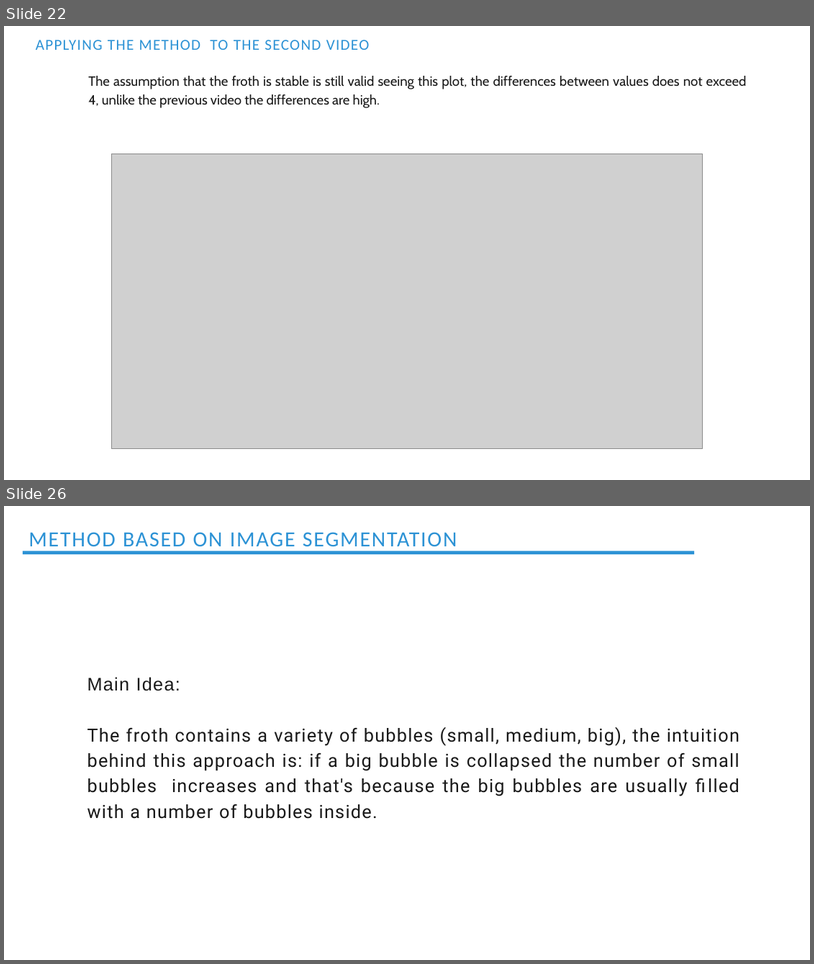
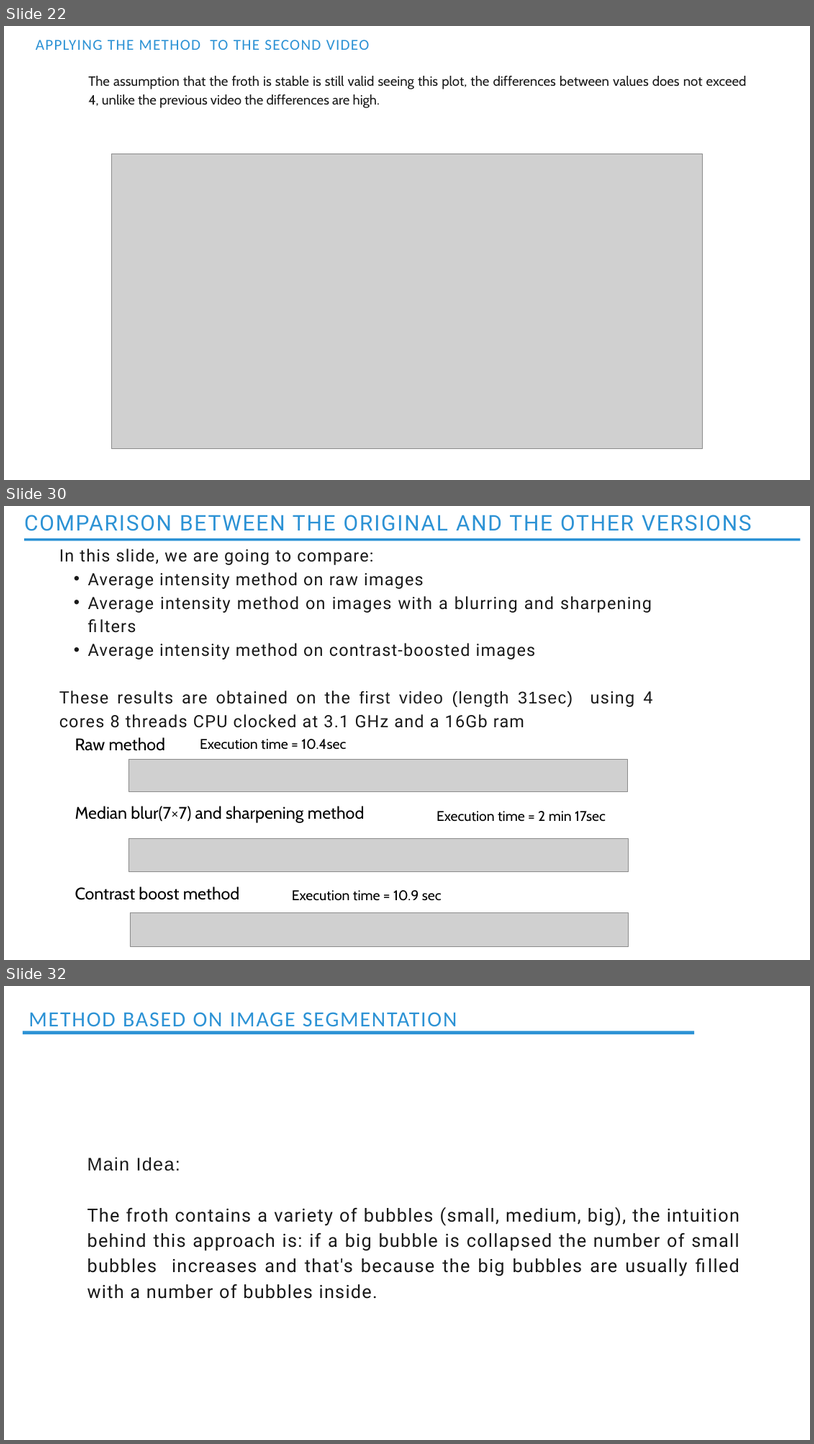
Before and after one commit to Ahmedbendaouia/MIC-DS23-Froth-Stabality, a slide deck: MIC_Stability_Froth.pptx. Shown one above the other, each under a label of ours: slides 22 and 26 before the commit, slides 22, 30 and 32 after it; the slides between them are not shown. The pictures are 814x964 and 814x1444 pixels, drawn with LibreOffice and Linux fonts; fonts in the diff are those of the drawing; grey boxes stand for pictures. Boxes give left, top, right and bottom in pixels: in the first picture for what was removed or moved away, otherwise in the second. Text is boxed around its words. In the diff, an @@ line names an element or a change of style, - is before the commit and + after.

Commit message:
Updating the presentation concerning the first method. Updating the files appropriately.

```diff
--- a/MIC_Stability_Froth.pptx
+++ b/MIC_Stability_Froth.pptx
@@ slide 30 added at box(4, 506, 810, 960), background #FFFFFF @@
@@ text added at box(24, 515, 752, 531), 38.5 pt, text #2C92D5 @@
+COMPARISON BETWEEN THE ORIGINAL AND THE OTHER VERSIONS
@@ rectangle added at box(24, 538, 800, 541), fill #2C92D5 @@
@@ text added at box(59, 548, 652, 728), 30.2 pt, text #191919 @@
+In this slide, we are going to compare:
+  • Average intensity method on raw images
+  • Average intensity method on images with a blurring and sharpening filters
+  • Average intensity method on contrast-boosted images
+These results are obtained on the first video (length 31sec) using 4 cores 8 threads CPU clocked at 3.1 GHz and a 16Gb ram
@@ text added at box(75, 737, 166, 751), 30 pt, text #000000 @@
+Raw method
@@ text added at box(200, 739, 346, 749), 25 pt, text #000000 @@
+Execution time = 10.4sec
@@ picture added at box(129, 759, 628, 791) @@
@@ text added at box(75, 806, 365, 823), 30 pt, text #000000 @@
+Median blur(7×7) and sharpening method
@@ text added at box(437, 811, 606, 821), 25 pt, text #000000 @@
+Execution time = 2 min 17sec
@@ picture added at box(129, 838, 628, 871) @@
@@ text added at box(75, 886, 240, 900), 30 pt, text #000000 @@
+Contrast boost method
@@ text added at box(292, 890, 442, 901), 25 pt, text #000000 @@
+Execution time = 10.9 sec
@@ picture added at box(130, 912, 628, 946) @@
@@ what was slide 26 is now slide 32 @@
```
Also in this commit, not shown: 3 slides changed, 5 other slides added, 3 other files.
